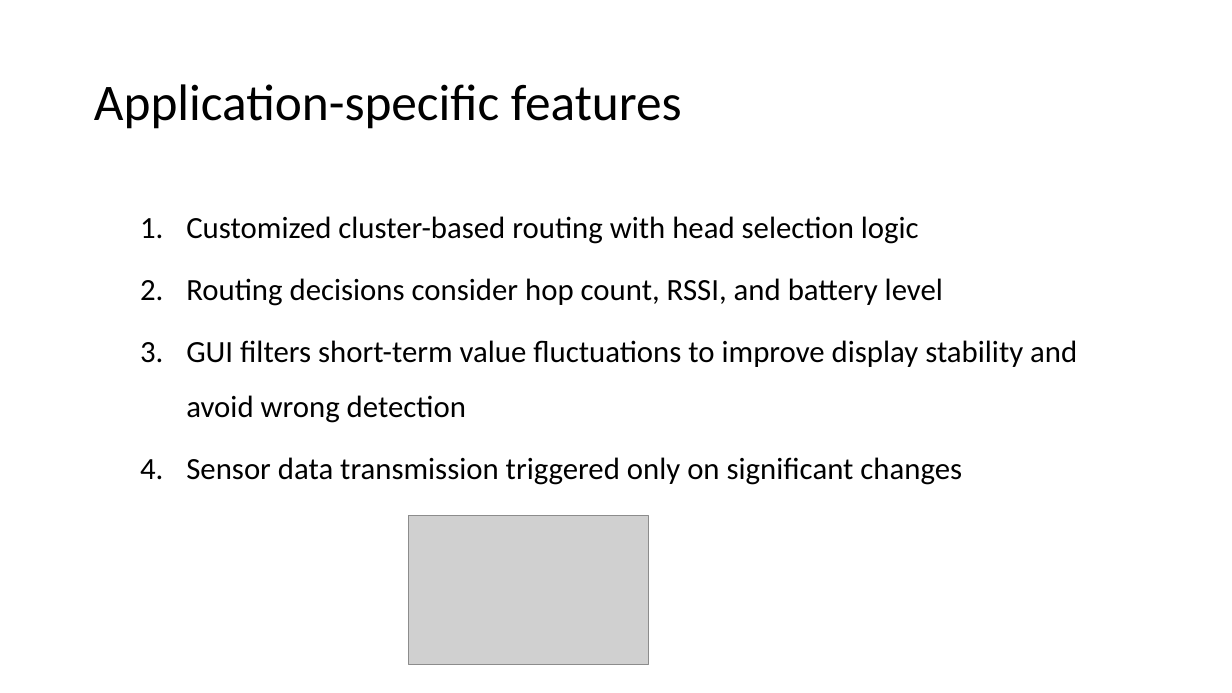
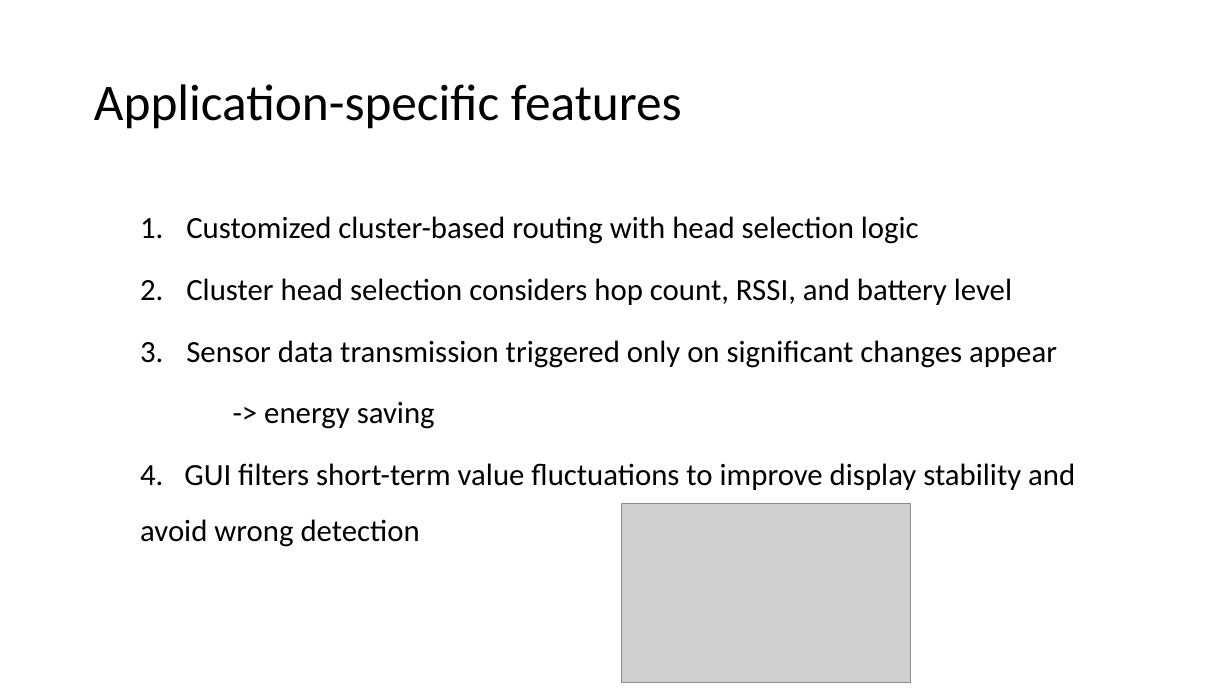
Before and after one commit to Codaxx/WSN_Lab_2025, a slide deck: slide 9 of wsnlab-ss25-final-group2.pptx. Drawn at 1232x693 pixels with LibreOffice and Linux fonts; fonts in the diff are those of the drawing; grey boxes stand for pictures; background and template pictures are left out. Boxes give left, top, right and bottom in pixels: in the first picture for what was removed or moved away, otherwise in the second. Text is boxed around its words. In the diff, an @@ line names an element or a change of style, - is before the commit and + after.

```diff
--- a/wsnlab-ss25-final-group2.pptx
+++ b/wsnlab-ss25-final-group2.pptx
@@ text at <box>140,278,1075,547</box>: text changed @@
-  2. Routing decisions consider hop count, RSSI, and battery level
-  3. GUI filters short-term value fluctuations to improve display stability and avoid wrong detection
-  4. Sensor data transmission triggered only on significant changes
+  2. Cluster head selection considers hop count, RSSI, and battery level
+  3. Sensor data transmission triggered only on significant changes appear
+  -> energy saving
+  4. GUI filters short-term value fluctuations to improve display stability and avoid wrong detection
@@ picture: place and size @@
-picture at <box>409,516,649,665</box>
+picture at <box>622,503,911,683</box>
```
Also in this commit, not shown: 4 other slides changed, 1 slide added, 1 slide removed.
